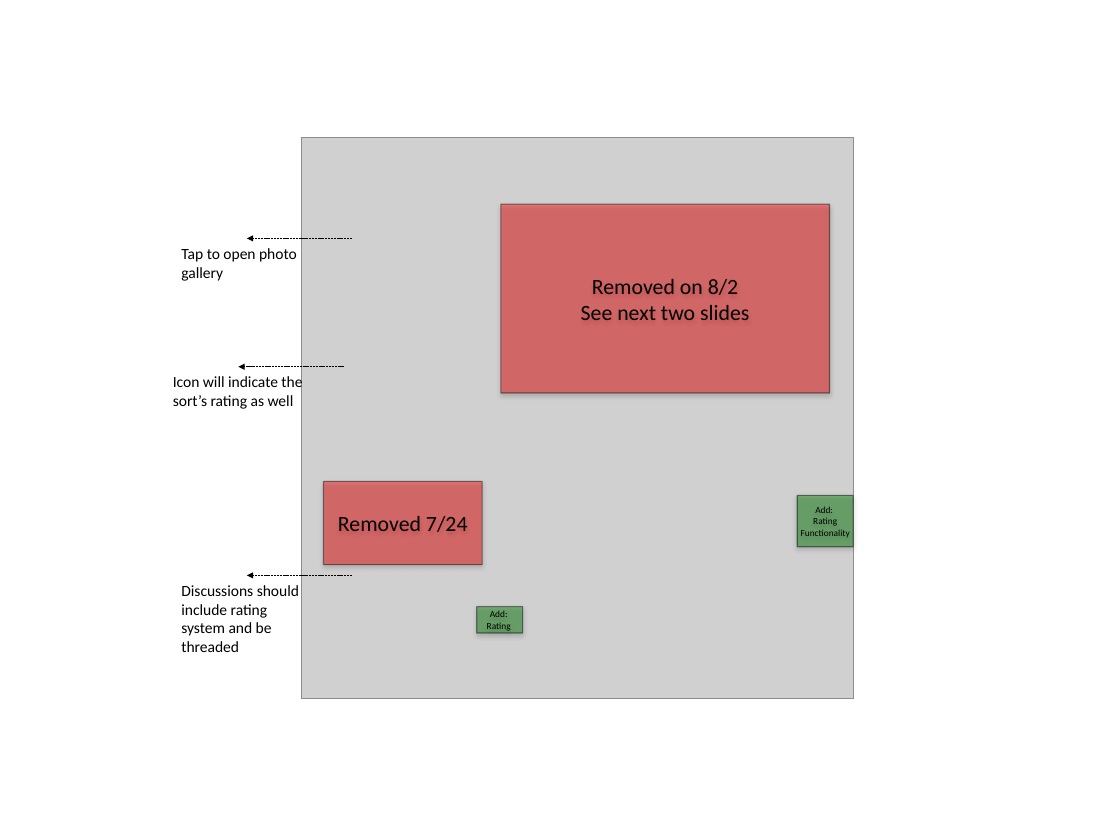
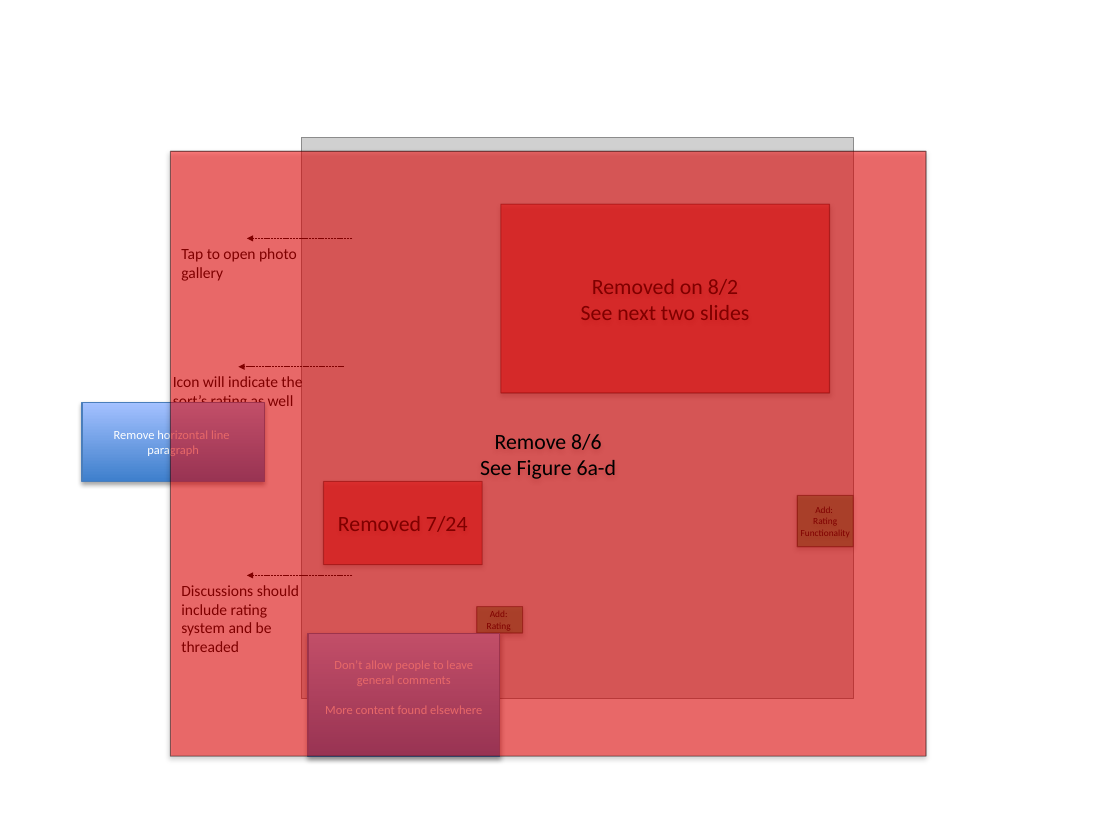
Before and after one commit to zouf/as2, a slide deck: slide 9 of docs/spec/art_highlight.pptx (slide 5 before the commit). Drawn at 1120x840 pixels with LibreOffice and Linux fonts; fonts in the diff are those of the drawing; grey boxes stand for pictures. Boxes give left, top, right and bottom in pixels: in the first picture for what was removed or moved away, otherwise in the second. Text is boxed around its words. In the diff, an @@ line names an element or a change of style, - is before the commit and + after.

```diff
--- a/docs/spec/art_highlight.pptx
+++ b/docs/spec/art_highlight.pptx
@@ rectangle added at [170,151,926,756], fill #FF0000 at 50% opacity, outline #000000 0.75 pt, 14 pt, text #000000 @@
+Remove 8/6
+See Figure 6a-d
@@ rectangle added at [82,402,264,482], fill gradient #3F80CE to #A4C4FF, outline #4B7EBC 0.75 pt, 8 pt, text #FFFFFF @@
+Remove horizontal line
+paragraph
@@ rectangle added at [308,633,500,756], fill gradient #3F80CE to #A4C4FF, outline #4B7EBC 0.75 pt, 8 pt, text #FFFFFF @@
+Don’t allow people to leave general comments
+More content found elsewhere
```
Also in this commit, not shown: 4 slides added, 37 other files.
